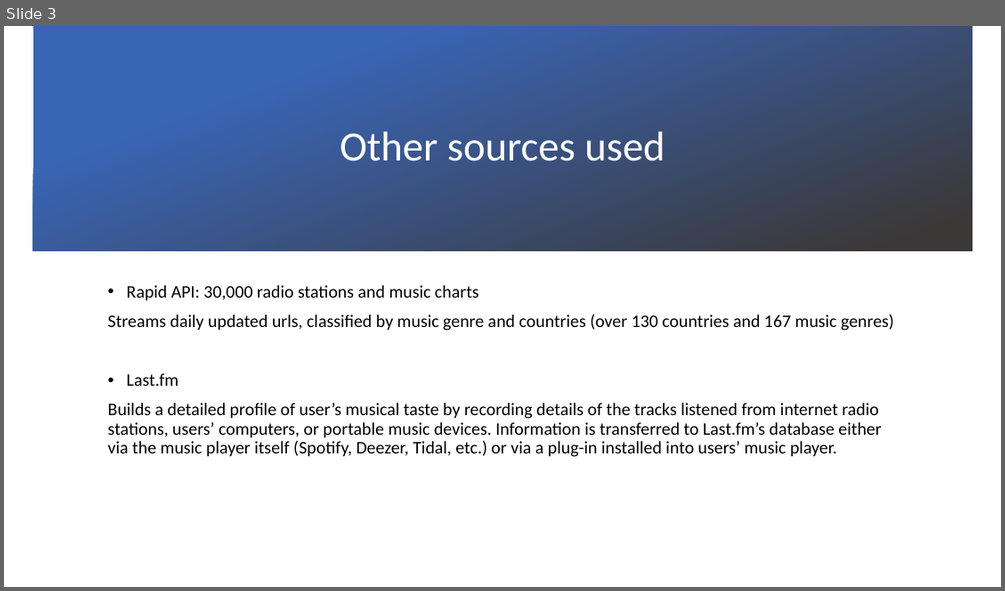
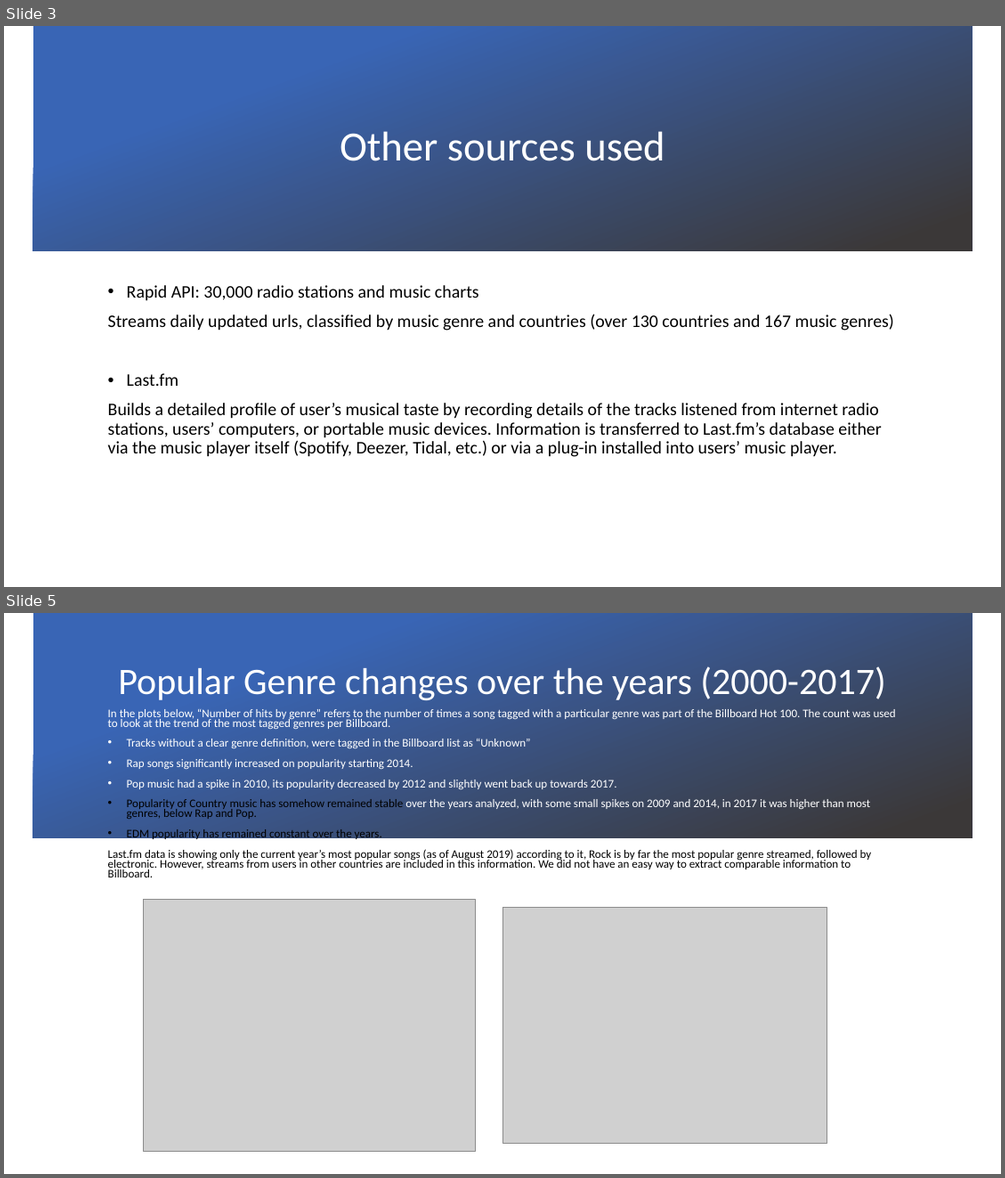
Before and after one commit to c-l-nguyen/hayleys-cosmic-songs, a slide deck: Presentation draft.pptx. Shown one above the other, each under a label of ours: slide 3 before the commit, slides 3 and 5 after it; the slides between them are not shown. The pictures are 1005x591 and 1005x1178 pixels, drawn with LibreOffice and Linux fonts; fonts in the diff are those of the drawing; grey boxes stand for pictures; background and template pictures are left out. Boxes give left, top, right and bottom in pixels: in the first picture for what was removed or moved away, otherwise in the second. Text is boxed around its words. In the diff, an @@ line names an element or a change of style, - is before the commit and + after.

```diff
--- a/Presentation draft.pptx
+++ b/Presentation draft.pptx
@@ slide 5 added at box(4, 613, 1001, 1174), background picture (left out) @@
@@ rectangle added at box(33, 613, 972, 838), fill gradient #3965B5 to #3B3838 @@
@@ title added at box(118, 666, 885, 700), 36 pt, text #FFFFFF @@
+Popular Genre changes over the years (2000-2017)
@@ text added at box(108, 709, 896, 877), 11.2 pt, text #FFFFFF @@
+In the plots below, “Number of hits by genre” refers to the number of times a song tagged with a particular genre was part of the Billboard Hot 100. The count was used to look at the trend of the most tagged genres per Billboard.
+• Tracks without a clear genre definition, were tagged in the Billboard list as “Unknown”
+• Rap songs significantly increased on popularity starting 2014.
+• Pop music had a spike in 2010, its popularity decreased by 2012 and slightly went back up towards 2017.
+• Popularity of Country music has somehow remained stable over the years analyzed, with some small spikes on 2009 and 2014, in 2017 it was higher than most genres, below Rap and Pop.
+• EDM popularity has remained constant over the years.
+Last.fm data is showing only the current year’s most popular songs (as of August 2019) according to it, Rock is by far the most popular genre streamed, followed by electronic. However, streams from users in other countries are included in this information. We did not have an easy way to extract comparable information to Billboard.
@@ picture added at box(143, 900, 475, 1151) @@
@@ picture added at box(502, 908, 827, 1143) @@
```
Also in this commit, not shown: 2 slides changed, 2 other slides added, 3 slides removed.
